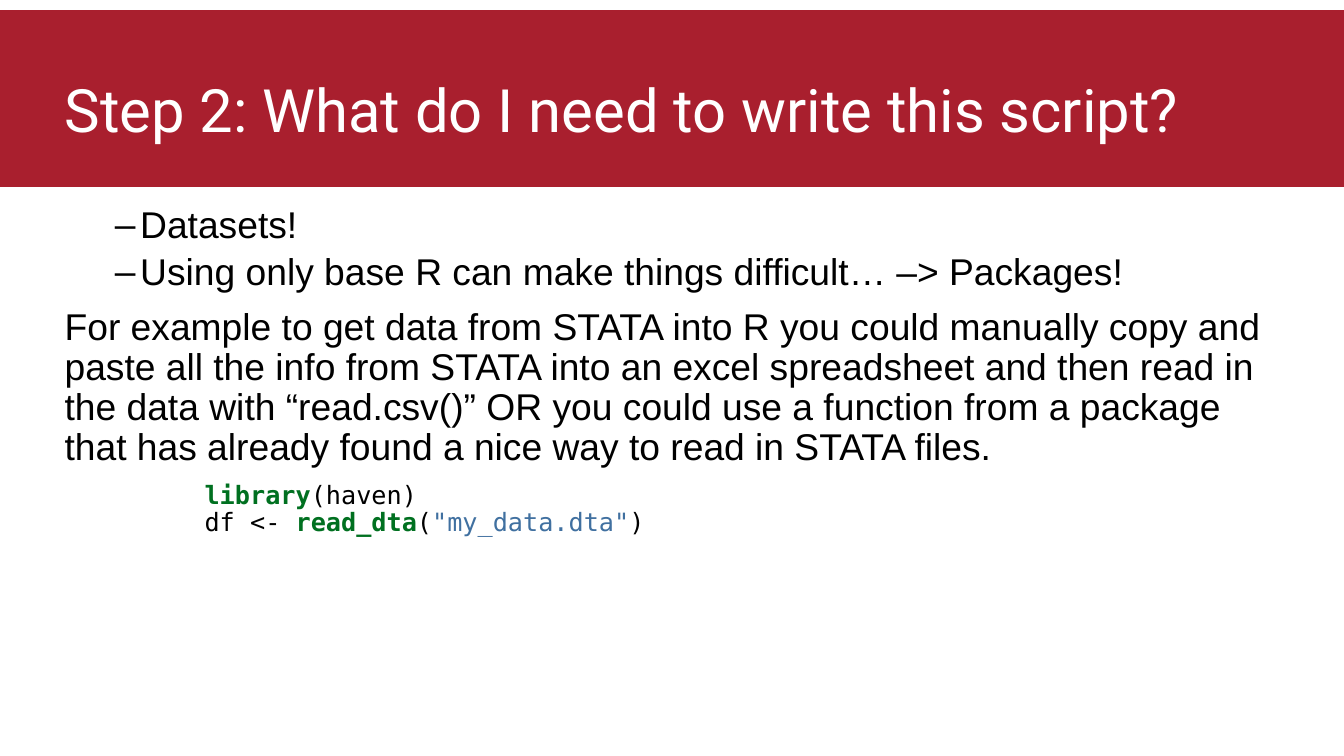
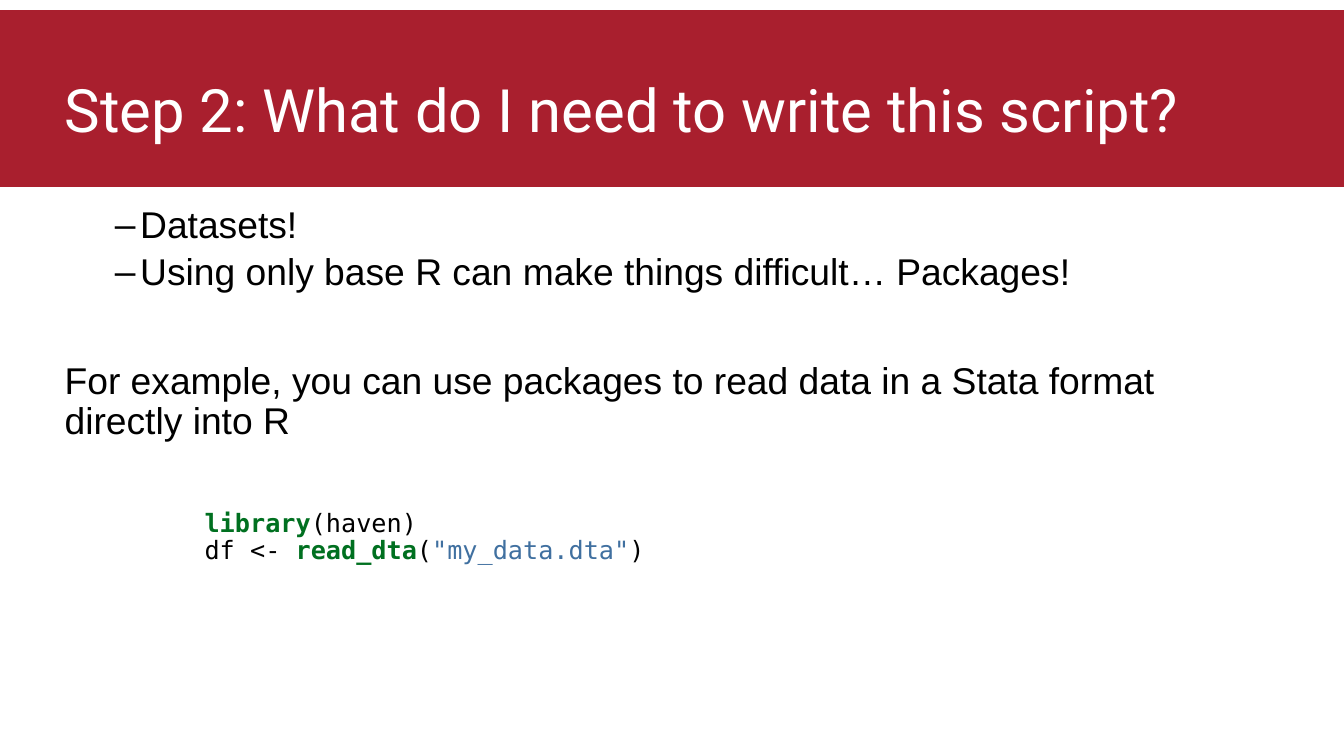
Before and after one commit to thomasbattram/how_to_write_a_script, a slide deck: slide 4 of slides/how_to_write_a_script.pptx. Drawn at 1344x756 pixels with LibreOffice and Linux fonts; fonts in the diff are those of the drawing; background and template pictures are left out. Boxes give left, top, right and bottom in pixels: in the first picture for what was removed or moved away, otherwise in the second. Text is boxed around its words. In the diff, an @@ line names an element or a change of style, - is before the commit and + after.

```diff
--- a/slides/how_to_write_a_script.pptx
+++ b/slides/how_to_write_a_script.pptx
@@ text at (65,258,1154,442): text changed @@
-  – Using only base R can make things difficult… –> Packages!
-For example to get data from STATA into R you could manually copy and paste all the info from STATA into an excel spreadsheet and then read in the data with “read.csv()” OR you could use a function from a package that has already found a nice way to read in STATA files.
+  – Using only base R can make things difficult… Packages!
+For example, you can use packages to read data in a Stata format directly into R
```
Also in this commit, not shown: 4 other slides changed, 1 other file.
